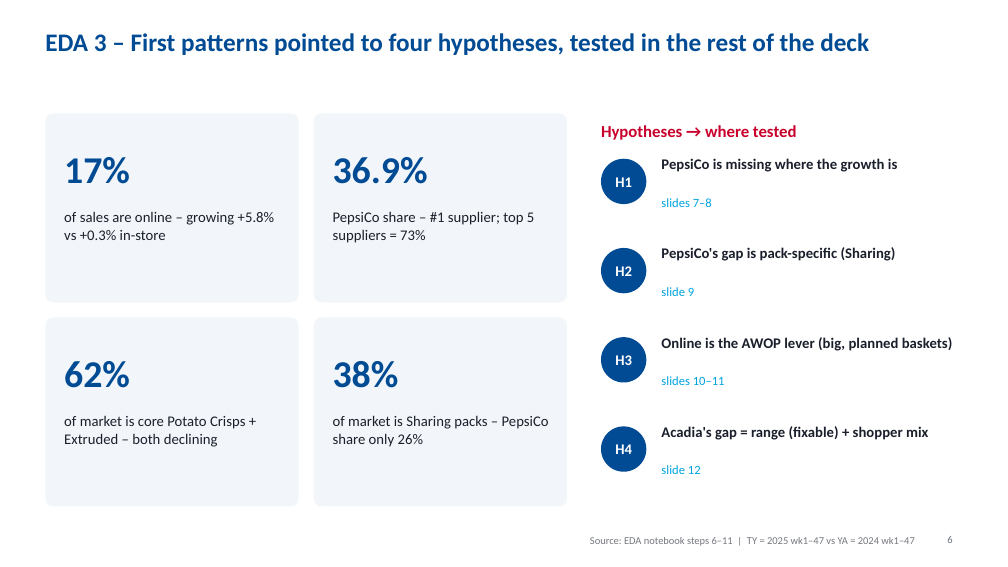
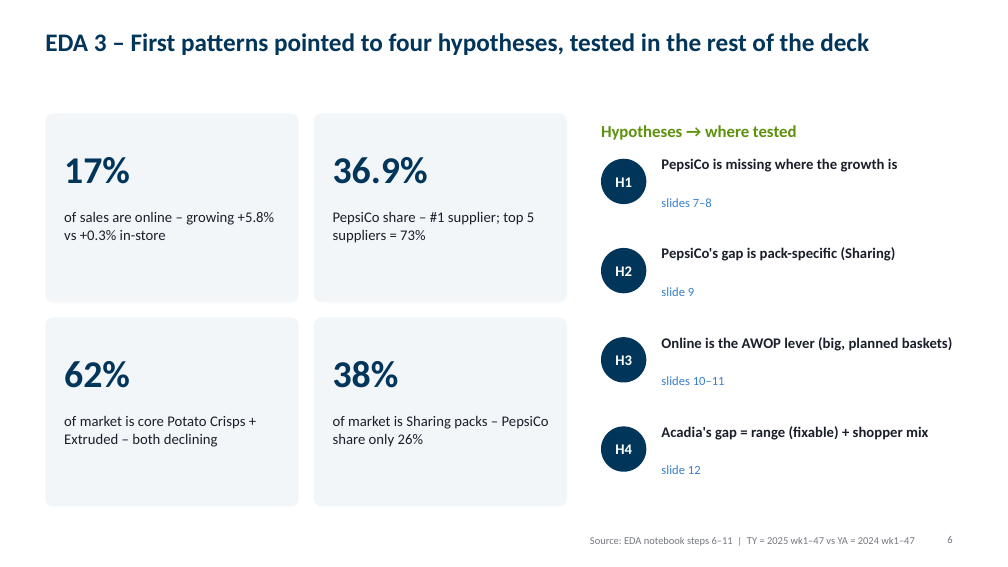
Before and after one commit to harshjunekumar/test-sample, a slide deck: slide 6 of case_study/PepsiCo_Savoury_Case_Study_Deck.pptx. Drawn at 1008x567 pixels with LibreOffice and Linux fonts; fonts in the diff are those of the drawing. Boxes give left, top, right and bottom in pixels: in the first picture for what was removed or moved away, otherwise in the second. Text is boxed around its words. In the diff, an @@ line names an element or a change of style, - is before the commit and + after.

```diff
--- a/case_study/PepsiCo_Savoury_Case_Study_Deck.pptx
+++ b/case_study/PepsiCo_Savoury_Case_Study_Deck.pptx
@@ text "Hypotheses → where tested" at bbox=[601, 125, 797, 140]: text colour #C9002B to #5E910D @@
@@ fill #F2F6FA to #F2F6F9 in 4 elements at bbox=[45, 113, 299, 302], bbox=[314, 113, 567, 302], bbox=[45, 318, 299, 507], bbox=[314, 318, 567, 507] @@
@@ text colour #004B93 to #02355A in 5 elements at bbox=[45, 33, 869, 55], bbox=[64, 157, 130, 184], bbox=[333, 157, 428, 184], bbox=[64, 361, 130, 388], bbox=[333, 361, 399, 388] @@
@@ fill #004B93 to #02355A in 4 elements at bbox=[601, 159, 647, 204], bbox=[601, 248, 647, 293], bbox=[601, 337, 647, 383], bbox=[601, 426, 647, 472] @@
@@ text colour #00A3E0 to #3680CE in 4 elements at bbox=[661, 198, 712, 207], bbox=[661, 287, 694, 296], bbox=[661, 376, 725, 385], bbox=[661, 465, 701, 474] @@
```
Also in this commit, not shown: 10 other slides changed.
